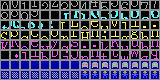
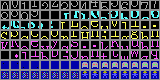
Two versions of the same layered image (w=160, h=80). Layer-by-layer changes:
painted on "Background" over [left=2, top=72, right=77, bottom=78]
